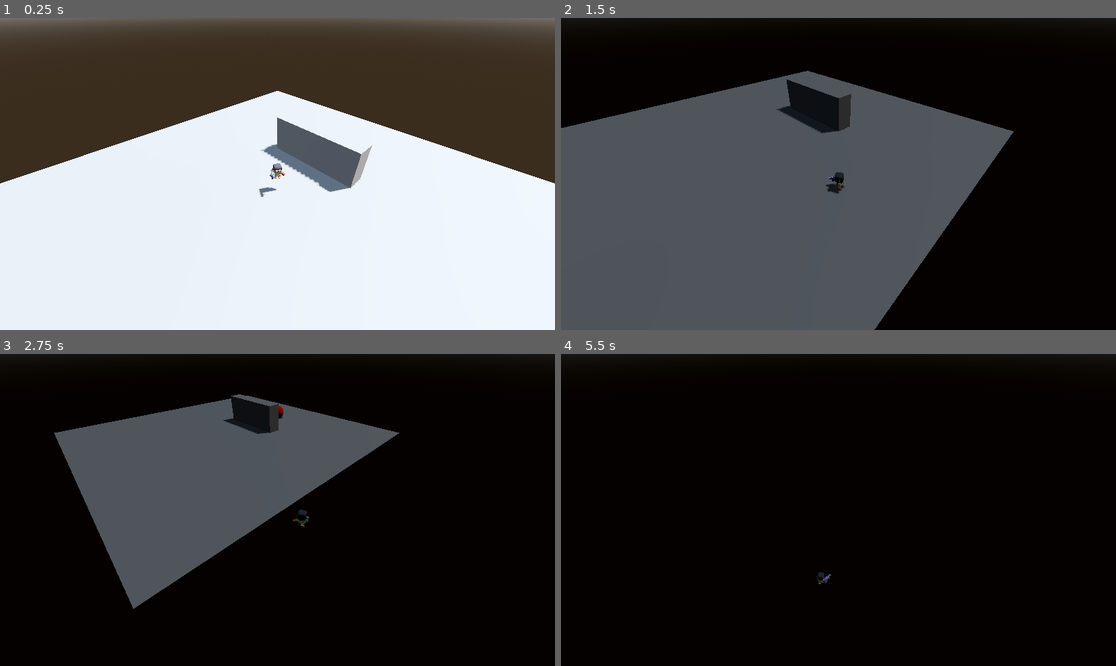
Above: before the commit, frames 1-4 (two rows, left to right).
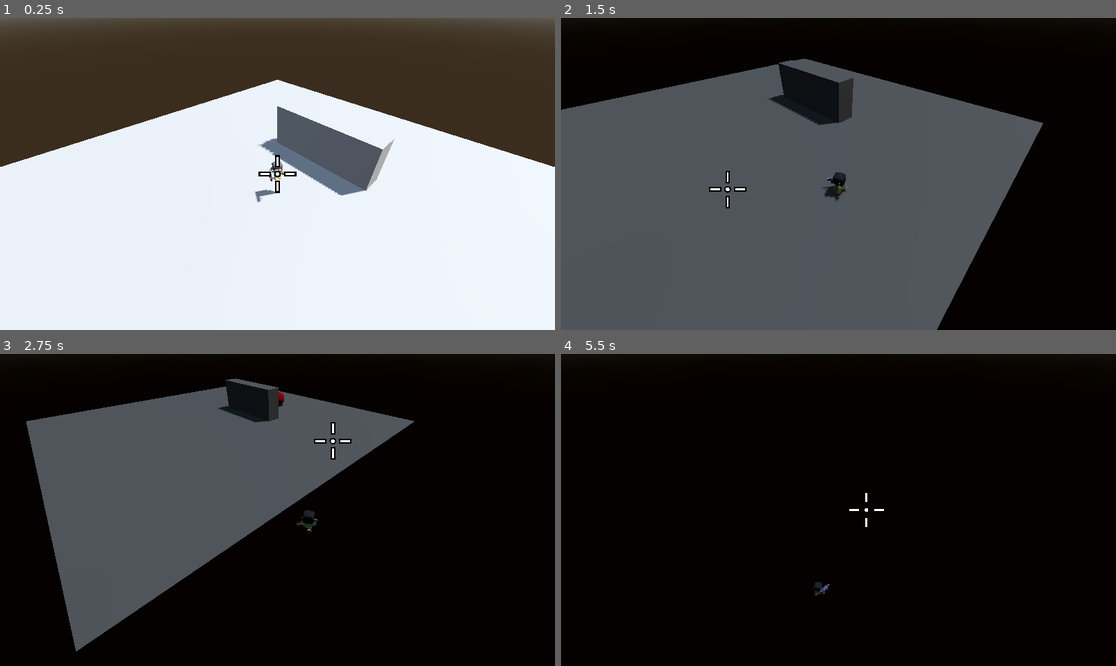
Above: after the commit, the same moments.

Repository: BHznJNs/teskov-game
Game: Godot game, scene res://scenes/main.tscn
Two runs of this game, one before a commit and one after it. Both use one fixed random seed, a clock stepped at 60 frames per second and the inputs below.
Inputs (mouse positions are in pixels of both pictures, inside the frame that each line leads up to):
- Up to frame 1 (0.25 s): no input
- Up to frame 2 (1.5 s): move the mouse to (960, 158) at 0.52 s; hold D (move_right) 0.53-1.28 s; hold Shift 0.53-1.28 s; click (960, 158) at 0.67 s; move the mouse to (727, 189) at 1.27 s; hold S (move_backward) from 1.28 s (still down); tap Shift at 1.35 s; click (727, 189) at 1.42 s
- Up to frame 3 (2.75 s): move the mouse to (333, 441) at 2.02 s; release S (move_backward) at 2.03 s; hold D (move_right) from 2.03 s (still down); hold Shift from 2.03 s (still down); click (333, 441) at 2.17 s
- Up to frame 4 (5.5 s): move the mouse to (810, 572) at 2.77 s; release D (move_right) at 2.78 s; release Shift at 2.78 s; hold W (move_forward) 2.78-3.53 s; tap Shift at 2.85, 4.35 s; click (810, 572) at 2.92 s; move the mouse to (1005, 556) at 3.52 s; hold Shift 3.53-4.28 s; hold A (move_left) 3.53-5.03 s; click (1005, 556) at 3.67 s; tap Escape (ui_cancel) at 4.15 s; move the mouse to (672, 463) at 4.27 s; click (672, 463) at 4.42 s; move the mouse to (866, 510) at 5.02 s; hold S (move_backward) from 5.03 s (still down); hold Shift from 5.03 s (still down); click (866, 510) at 5.17 s

The runs differ from the first frame. In frame 1, 6.5% of the frame differs, in the area x 0-100%, y 0-60%; in frame 2, 10%, in the area x 0-87%, y 12-100%; in frame 3, 9.5%; in frame 4, 0.2%.

Commit message:
crosshair

Diff:
--- a/scenes/main.tscn
+++ b/scenes/main.tscn
@@ -1,10 +1,11 @@
-[gd_scene load_steps=17 format=3 uid="uid://chk3w4jx27ikr"]
+[gd_scene load_steps=18 format=3 uid="uid://chk3w4jx27ikr"]
 
 [ext_resource type="PackedScene" uid="uid://54g7uoqeb32p" path="res://scenes/player.tscn" id="1"]
 [ext_resource type="Script" uid="uid://5b61u1x33k1t" path="res://scripts/camera_controller.gd" id="2"]
 [ext_resource type="Script" uid="uid://bpmlw36nd4np4" path="res://scripts/fov_manager.gd" id="3"]
 [ext_resource type="Shader" uid="uid://dro2hqbtuijuo" path="res://shaders/fov_overlay.gdshader" id="4"]
 [ext_resource type="Script" uid="uid://hcm4ocsm4jrr" path="res://scripts/fov_visible_object.gd" id="5"]
+[ext_resource type="Script" uid="uid://rukce8ommoni" path="res://scripts/ui/crosshair.gd" id="6_tefeu"]
 
 [sub_resource type="ProceduralSkyMaterial" id="8"]
 sky_horizon_color = Color(0.64625, 0.65575, 0.67075, 1)
@@ -98,3 +99,13 @@
 [node name="FOVManager" type="Node" parent="." node_paths=PackedStringArray("player") groups=["fov_manager"]]
 script = ExtResource("3")
 player = NodePath("../Player")
+
+[node name="CanvasLayer" type="CanvasLayer" parent="."]
+
+[node name="Crosshair" type="Control" parent="CanvasLayer" groups=["crosshair"]]
+layout_mode = 3
+anchors_preset = 0
+offset_right = 40.0
+offset_bottom = 40.0
+mouse_filter = 2
+script = ExtResource("6_tefeu")
--- a/scripts/camera_controller.gd
+++ b/scripts/camera_controller.gd
@@ -8,13 +8,18 @@
 @export var follow_speed: float = 5.0
 
 @export_group("Camera Settings")
-@export var offset: Vector3 = Vector3(5, 6, 5)  # 默认等距视角偏移（更近的视角）
+@export var offset: Vector3 = Vector3(4, 5, 4)  # 默认等距视角偏移
 @export var look_at_offset: Vector3 = Vector3.ZERO
 
 @onready var camera: Camera3D = $Camera3D
 @onready var fov_overlay: MeshInstance3D = get_tree().get_first_node_in_group("fov_overlay")
 
+var crosshair_ui: Control
+
 func _ready() -> void:
+	# 获取准星 UI 引用
+	# 假设准星被添加到了名为 "crosshair" 的组中，或者我们直接通过节点路径寻找
+	crosshair_ui = get_tree().get_first_node_in_group("crosshair")
 	# 初始化摄像机位置与角度
 	if target:
 		global_position = target.global_position + offset
@@ -39,11 +44,19 @@
 	if target:
 		camera.look_at(target.global_position + look_at_offset, Vector3.UP)
 
-## 获取鼠标在 3D 空间中的位置（通过射线检测）
+## 获取准星/鼠标在 3D 空间中的位置（通过射线检测）
 func get_mouse_3d_position() -> Vector3:
-	var mouse_pos = get_viewport().get_mouse_position()
-	var ray_origin = camera.project_ray_origin(mouse_pos)
-	var ray_direction = camera.project_ray_normal(mouse_pos)
+	var aim_screen_pos: Vector2
+
+	if crosshair_ui and crosshair_ui.has_method("get_crosshair_screen_position"):
+		# 使用虚拟准星的位置
+		aim_screen_pos = crosshair_ui.get_crosshair_screen_position()
+	else:
+		# 退回到物理鼠标位置
+		aim_screen_pos = get_viewport().get_mouse_position()
+
+	var ray_origin = camera.project_ray_origin(aim_screen_pos)
+	var ray_direction = camera.project_ray_normal(aim_screen_pos)
 
 	# 创建射线查询
 	var ray_query = PhysicsRayQueryParameters3D.create(ray_origin, ray_origin + ray_direction * 1000)
--- /dev/null
+++ b/scripts/ui/crosshair.gd
@@ -0,0 +1,125 @@
+extends Control
+
+## 动态准星脚本
+## 实现程序化绘制准星，并管理虚拟鼠标坐标以支持 MOUSE_MODE_CAPTURED
+
+@export_group("Visual Settings")
+@export var crosshair_color: Color = Color.WHITE
+@export var outline_color: Color = Color.BLACK
+@export var line_width: float = 4.0
+@export var line_length: float = 20.0
+@export var dot_size: float = 4.0
+## 描边厚度
+@export var outline_thickness: float = 3.0
+@export var show_dot: bool = true
+@export var draw_outline: bool = true
+
+@export_group("Spread Settings")
+## 基础散布偏移（像素，决定线条离中心的最小距离）
+@export var base_spread: float = 16.0
+## 当前实时散布（可由外部脚本根据后坐力调整）
+@export var current_spread: float = 0.0
+
+# 虚拟鼠标位置（相对于视口）
+var virtual_mouse_pos: Vector2 = Vector2.ZERO
+# 灵敏度（在捕获模式下使用）
+var mouse_sensitivity: float = 1.0
+
+func _ready() -> void:
+	# 初始化虚拟鼠标位置为屏幕中心
+	virtual_mouse_pos = get_viewport_rect().size / 2.0
+	# 设置节点层级，确保准星在最上层
+	z_index = 100
+	# 允许处理输入
+	set_process_input(true)
+	# 准星节点不遮挡鼠标点击
+	mouse_filter = MouseFilter.MOUSE_FILTER_IGNORE
+
+func _input(event: InputEvent) -> void:
+	# 处理 ESC 键释放鼠标
+	if event.is_action_pressed("ui_cancel"): # 默认 Esc 是 ui_cancel
+		Input.mouse_mode = Input.MOUSE_MODE_VISIBLE
+
+	# 处理点击屏幕捕获鼠标
+	if event is InputEventMouseButton:
+		if event.button_index == MOUSE_BUTTON_LEFT and event.pressed:
+			if Input.mouse_mode != Input.MOUSE_MODE_CAPTURED:
+				Input.mouse_mode = Input.MOUSE_MODE_CAPTURED
+				# 如果之前是可见模式，点击时可能需要校准虚拟位置到当前物理位置
+				# virtual_mouse_pos = event.position
+
+	# 在捕获模式下累加位移
+	if event is InputEventMouseMotion:
+		if Input.mouse_mode == Input.MOUSE_MODE_CAPTURED:
+			virtual_mouse_pos += event.relative * mouse_sensitivity
+			# 限制在屏幕范围内
+			var screen_size = get_viewport_rect().size
+			virtual_mouse_pos.x = clamp(virtual_mouse_pos.x, 0, screen_size.x)
+			virtual_mouse_pos.y = clamp(virtual_mouse_pos.y, 0, screen_size.y)
+			# 请求重绘
+			queue_redraw()
+		else:
+			# 非捕获模式下，虚拟位置跟随物理位置
+			virtual_mouse_pos = event.position
+			queue_redraw()
+
+func _draw() -> void:
+	var center = virtual_mouse_pos
+	var spread_offset = base_spread + current_spread
+
+	if draw_outline:
+		var outline_width = line_width + (outline_thickness * 2.0)
+		# 绘制描边 - 中心点
+		if show_dot:
+			draw_circle(center, dot_size + outline_thickness, outline_color)
+
+		# 绘制描边 - 四个方向 (通过微调起点和终点，确保描边完整覆盖主线)
+		var ext = outline_thickness
+		# 上
+		draw_line(center + Vector2(0, -spread_offset + ext),
+				  center + Vector2(0, -spread_offset - line_length - ext),
+				  outline_color, outline_width)
+		# 下
+		draw_line(center + Vector2(0, spread_offset - ext),
+				  center + Vector2(0, spread_offset + line_length + ext),
+				  outline_color, outline_width)
+		# 左
+		draw_line(center + Vector2(-spread_offset + ext, 0),
+				  center + Vector2(-spread_offset - line_length - ext, 0),
+				  outline_color, outline_width)
+		# 右
+		draw_line(center + Vector2(spread_offset - ext, 0),
+				  center + Vector2(spread_offset + line_length + ext, 0),
+				  outline_color, outline_width)
+
+	# 绘制主颜色
+	# 中心点
+	if show_dot:
+		draw_circle(center, dot_size, crosshair_color)
+
+	# 绘制四个方向的线条
+	# 上
+	draw_line(center + Vector2(0, -spread_offset),
+			  center + Vector2(0, -spread_offset - line_length),
+			  crosshair_color, line_width)
+	# 下
+	draw_line(center + Vector2(0, spread_offset),
+			  center + Vector2(0, spread_offset + line_length),
+			  crosshair_color, line_width)
+	# 左
+	draw_line(center + Vector2(-spread_offset, 0),
+			  center + Vector2(-spread_offset - line_length, 0),
+			  crosshair_color, line_width)
+	# 右
+	draw_line(center + Vector2(spread_offset, 0),
+			  center + Vector2(spread_offset + line_length, 0),
+			  crosshair_color, line_width)
+
+## 外部接口：获取当前准星的屏幕坐标（供射线检测使用）
+func get_crosshair_screen_position() -> Vector2:
+	return virtual_mouse_pos
+
+## 外部接口：设置散布
+func set_spread(value: float) -> void:
+	current_spread = value
+	queue_redraw()
Not shown, added: scripts/ui/crosshair.gd.uid
